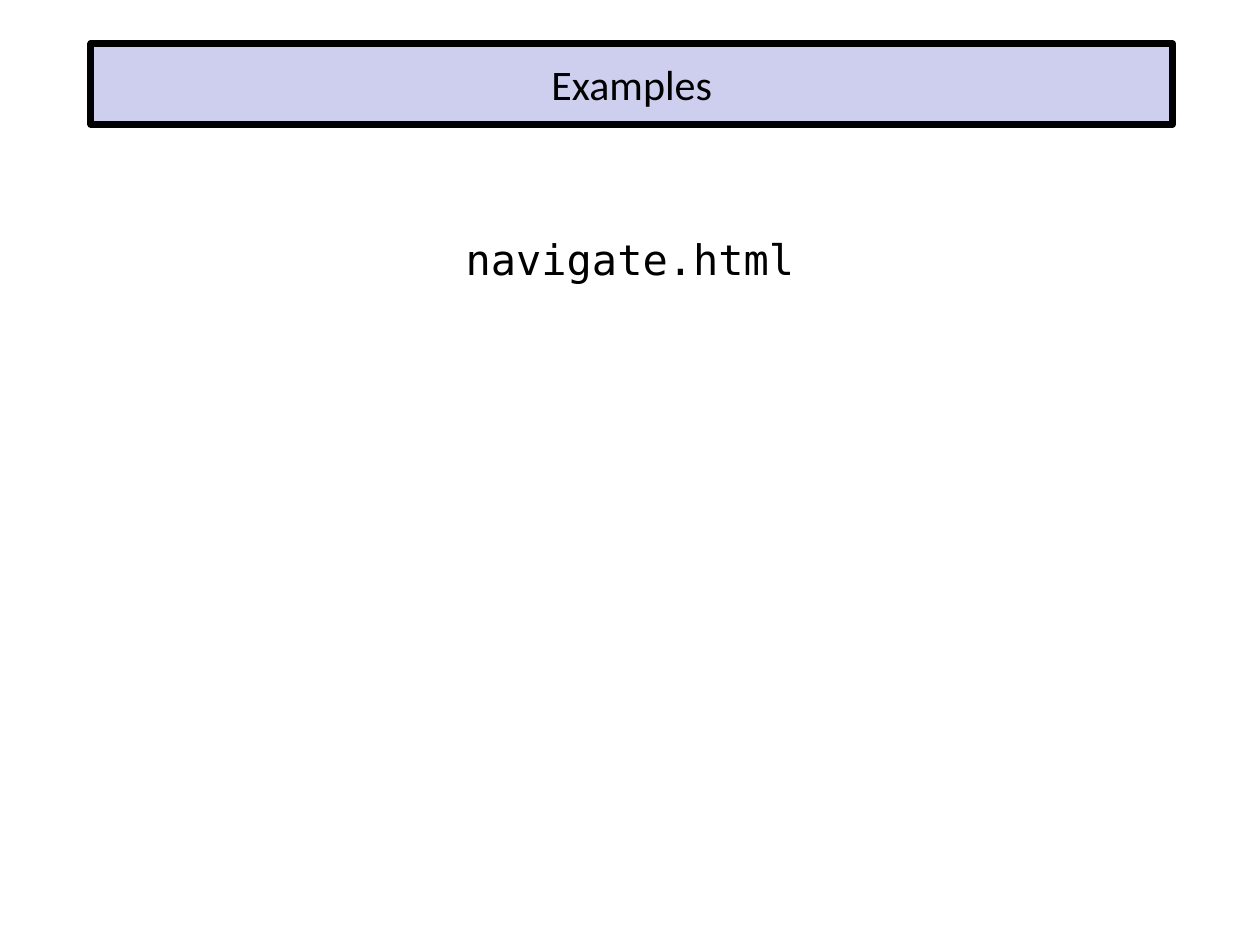
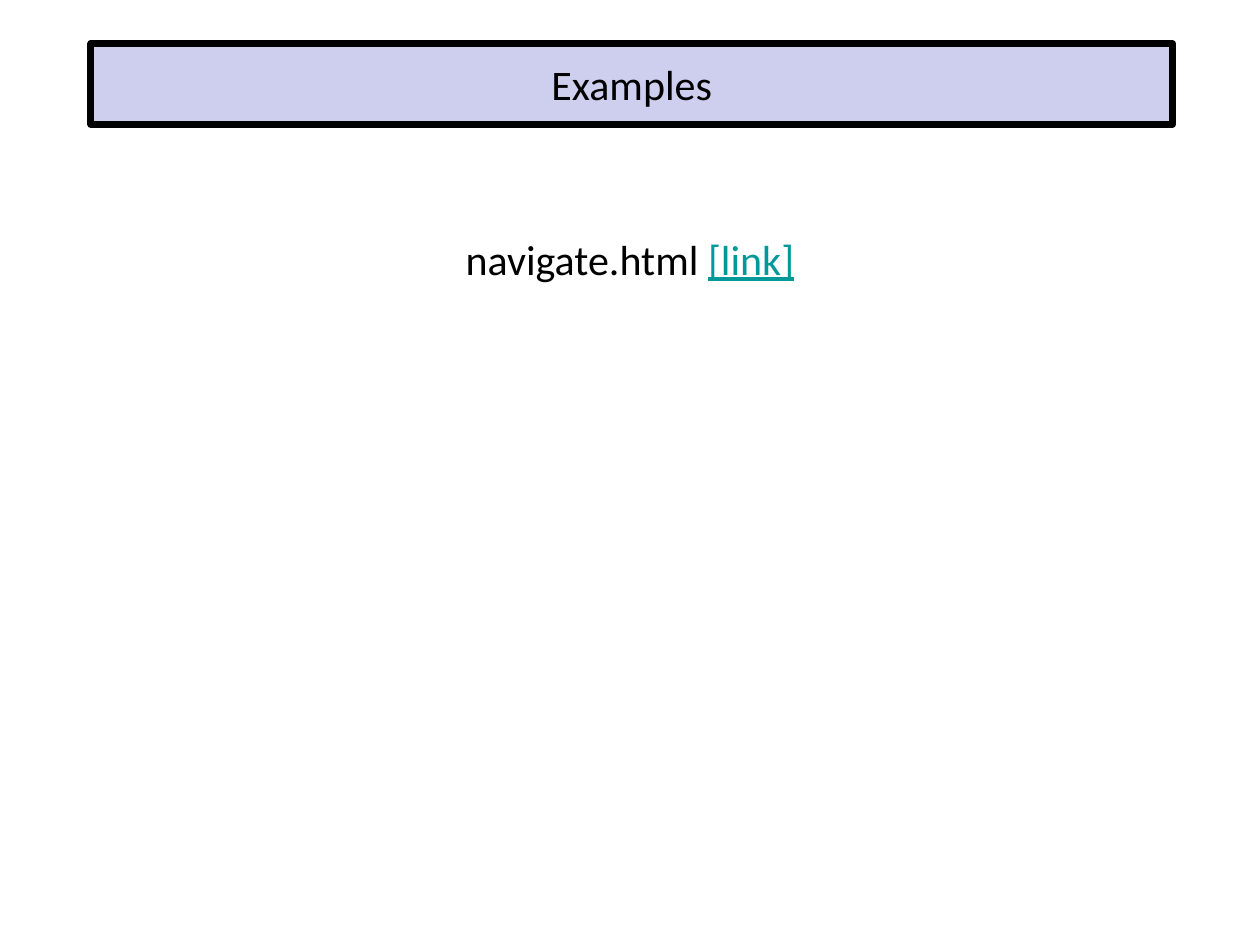
Before and after one commit to EricJPogue/www-epogue-info, a slide deck: slide 37 of CPSC-24700/Presentations/javascript-and-html.pptx. Drawn at 1260x945 pixels with LibreOffice and Linux fonts; fonts in the diff are those of the drawing. Boxes give left, top, right and bottom in pixels: in the first picture for what was removed or moved away, otherwise in the second. Text is boxed around its words. In the diff, an @@ line names an element or a change of style, - is before the commit and + after.

```diff
--- a/CPSC-24700/Presentations/javascript-and-html.pptx
+++ b/CPSC-24700/Presentations/javascript-and-html.pptx
@@ text at box(466, 244, 794, 283): text changed; font DejaVu Sans Mono to Calibri @@
-navigate.html
+navigate.html [link]
```
Also in this commit, not shown: 3 other slides changed, 8 other files.
